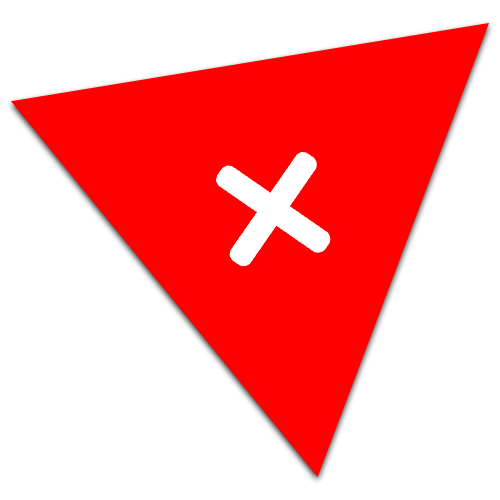
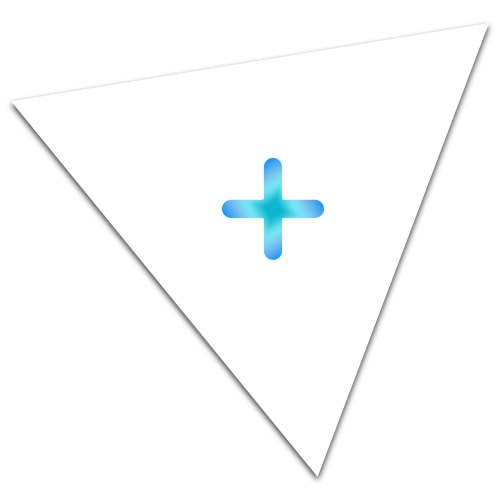
Comparing the layer stacks of the two 500px x 500px images. Changes:
renamed "close" to "add", painted on it over [215, 151, 331, 267]
